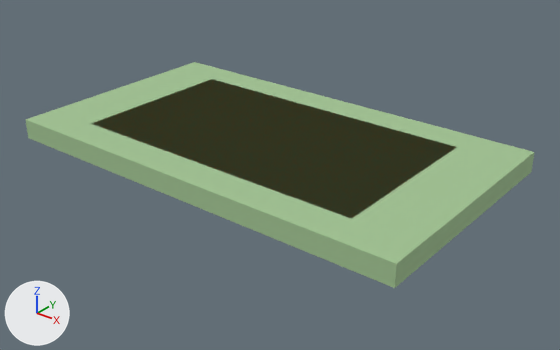
An edit to the glTF model game/assets/vertical_slice/aster/AST_Platform.glb, drawn before and after from the same camera.
Camera for both pictures: a 50 mm lens placed at (6.52, -7.87, 4.46), pointed at (0.25, -0.04, -0.39). Lighting does not change. The marker at lower left points along +X, +Y and +Z. The older version comes first. Objects named as collision shapes, trigger or cutter boxes, shadow casters or lower levels of detail are left out.

Objects in the first picture: 'VIS_AST_Platform_GardenInlay', 'VIS_AST_Platform_LOD0'.
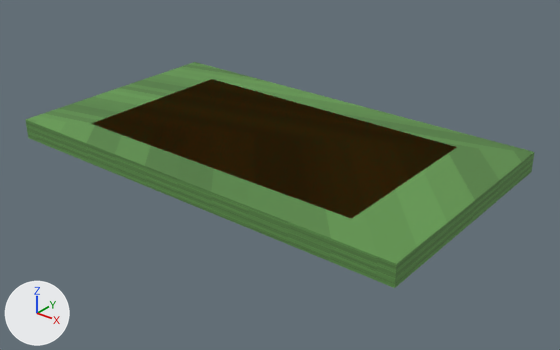
What the commit changed:
Picture 'TEX_GardenGold' (img_tex_gardengold) is new.
Picture 'TEX_AsterMoss' (img_tex_astermoss) is new.
In material 'MAT_AsterMoss' (mat_mat_astermoss), base_color is no longer (0.36, 0.55, 0.29), greyish green #a2c493.
In material 'MAT_AsterMoss' (mat_mat_astermoss), texture is now set to img_tex_astermoss.
In material 'MAT_GardenGold' (mat_mat_gardengold), base_color is no longer (0.72, 0.43, 0.13), orange #ddaf65.
In material 'MAT_GardenGold' (mat_mat_gardengold), texture is now set to img_tex_gardengold.

What differs and where, as boxes [x1, y1, x2, y2] in the pictures (560 x 350 px):
'VIS_AST_Platform_LOD0', surface changed (greyish green to green)
    both: [25, 62, 534, 288]
'VIS_AST_Platform_GardenInlay', surface changed (darker)
    both: [91, 79, 457, 219]
